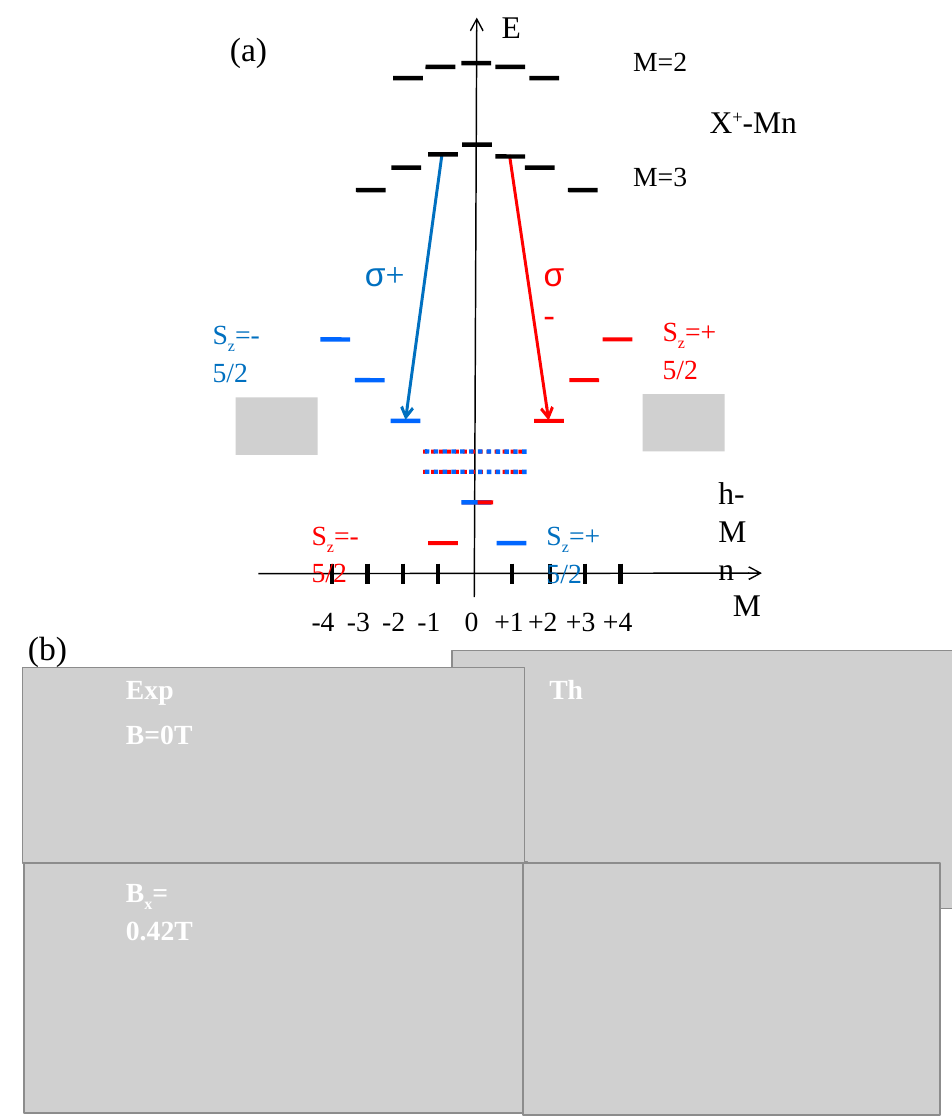
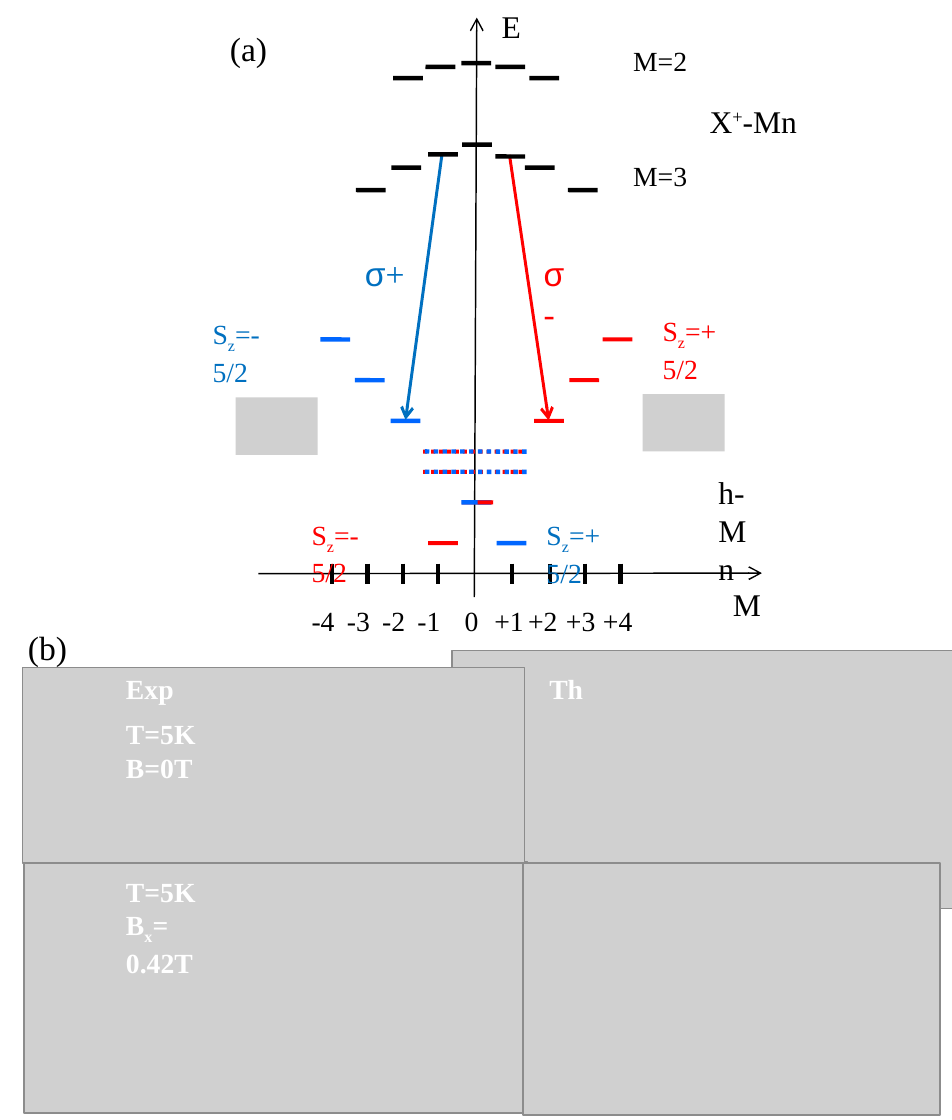
Before and after one commit to audreyazura/PhDThesis, a slide deck: slide 1 of 03-h-Mn/Pictures/Spinstructv2.pptx. Drawn at 952x1120 pixels with LibreOffice and Linux fonts; fonts in the diff are those of the drawing; grey boxes stand for pictures. Boxes give left, top, right and bottom in pixels: in the first picture for what was removed or moved away, otherwise in the second. Text is boxed around its words. In the diff, an @@ line names an element or a change of style, - is before the commit and + after.

```diff
--- a/03-h-Mn/Pictures/Spinstructv2.pptx
+++ b/03-h-Mn/Pictures/Spinstructv2.pptx
@@ text at box(126, 726, 196, 744): paragraph added @@
+T=5K
@@ text at box(126, 884, 196, 902): paragraph added @@
+T=5K
```
Also in this commit, not shown: 16 other files.
